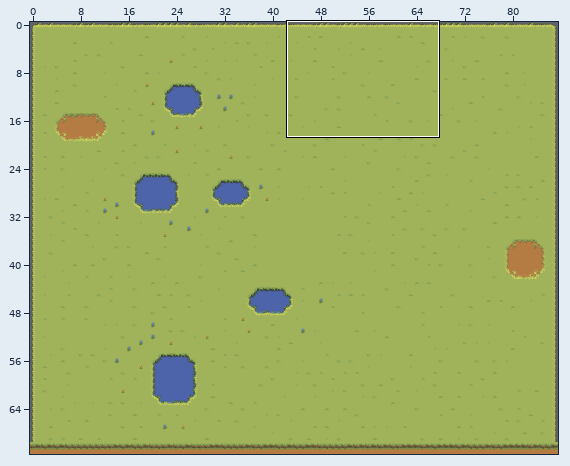
An edit to a level. Tiled map (JSON), src/assets/tilemaps/generated/1-8.tmj. Above: a wide view before the commit, with the close-up outlined.
Close-up. Before the edit:
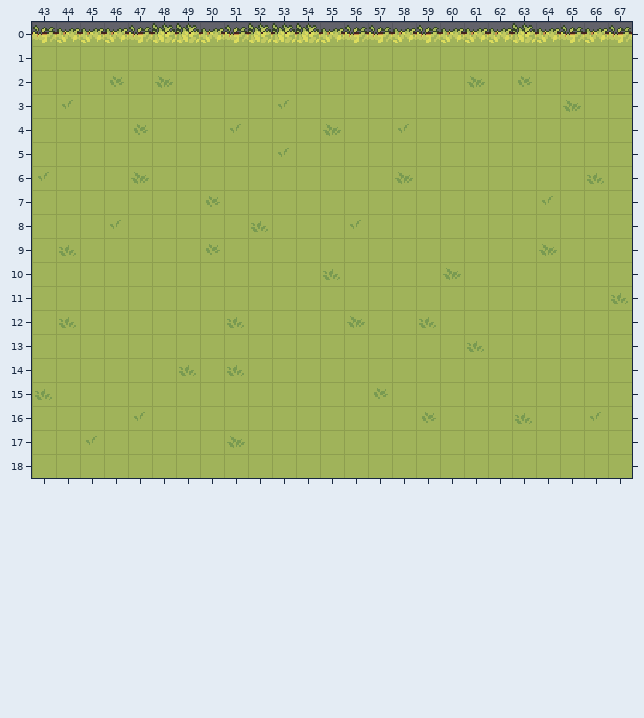
Cells are 16x16 px. Shown: x 43..67, y 0..18. The commit also changed other parts of the map, which this record leaves out.
After the commit:
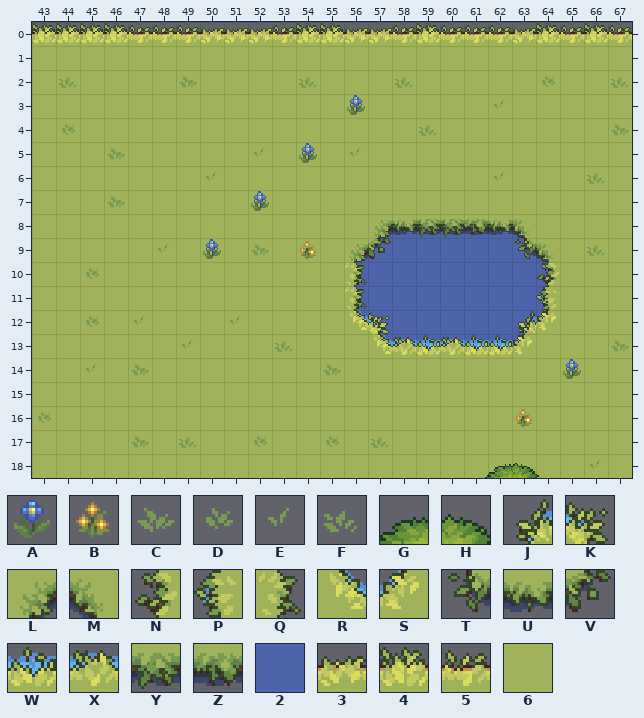
Key: from "Details": A 120, B 128, C 156, D 157, E 160, F 161; from "Trees_rocks": G 5, H 6; from "Water_coasts": J 41, K 43, L 44, M 45, N 79, P 80, Q 82, R 83, S 84, T 119, U 120, V 121, W 158, X 159, Y 197, Z 198; from "Water_detilazation": 2 0; from "ground_grasss": 3 25, 4 27, 5 28, 6 55.
_ is an empty cell.
Edits made:
Layer "Base":
The edit turns tile 6 into tile 2 in row 8 at x 57 to 63; in rows 9 to 12 at x 56 to 64; in row 13 at x 57 to 63.
The edit turns tile 4 into tile 3 in row 0 at x 52 and 63.
The edit turns tile 5 into tile 3 in row 0 at x 51 and 56 to 57.
The edit turns tile 3 into tile 4 in row 0 at x 44 to 46, 55, 64 and 66.
The edit turns tile 5 into tile 4 in row 0 at x 43 and 59.
The edit turns tile 3 into tile 5 in row 0 at x 58 and 60 to 62.
The edit turns tile 4 into tile 5 in row 0 at x 48 to 49 and 53.
Layer "Agua":
The edit turns tile D into tile A in row 9 at x 50.
There is now tile A in row 3 at x 56; in row 5 at x 54; in row 7 at x 52; in row 14 at x 65.
The edit turns tile F into tile B in row 16 at x 63.
There is now tile B in row 9 at x 54.
There is now tile C in row 2 at x 49; in row 4 at x 67; in row 5 at x 46; in row 7 at x 46; in row 9 at x 52; in row 13 at x 67.
There is now tile C in row 14 at x 47 and 55; in row 17 at x 47.
There is now tile D in row 2 at x 64; in row 4 at x 44; in row 10 at x 45; in row 12 at x 45; in row 16 at x 43; in row 17 at x 52 and 55.
The edit turns tile F into tile E in row 12 at x 51.
There is now tile E in row 3 at x 62; in row 5 at x 52 and 56; in row 6 at x 50 and 62; in row 9 at x 48; in row 12 at x 47; in row 13 at x 49.
There is now tile E in row 14 at x 45; in row 18 at x 66.
There is now tile F in row 2 at x 44, 54, 58 and 67; in row 4 at x 59; in row 9 at x 66; in row 13 at x 53; in row 17 at x 49 and 57.
There is now tile G in row 18 at x 62.
There is now tile H in row 18 at x 63.
There is now tile J in row 12 at x 63.
There is now tile K in row 12 at x 57.
There is now tile L in row 8 at x 57; in row 9 at x 56.
The edit turns tile C into tile M in row 9 at x 64.
There is now tile M in row 8 at x 63.
There is now tile N in row 10 at x 64.
There is now tile P in row 11 at x 64.
There is now tile Q in rows 10 to 11 at x 56.
The edit turns tile C into tile R in row 12 at x 56.
There is now tile R in row 13 at x 57.
There is now tile S in row 12 at x 64; in row 13 at x 63.
There is now tile T in row 9 at x 63.
There is now tile U in row 8 at x 58 and 62.
There is now tile V in row 9 at x 57.
The edit turns tile F into tile W in row 13 at x 61.
There is now tile W in row 13 at x 59 and 62.
There is now tile X in row 13 at x 58 and 60.
There is now tile Y in row 8 at x 59 to 60.
There is now tile Z in row 8 at x 61.
The edit erases tile C in row 2 at x 48 and 61; in row 3 at x 65; in row 4 at x 55; in row 6 at x 47 and 58; in row 10 at x 60; in row 17 at x 51.
The edit erases tile D in row 2 at x 46 and 63; in row 4 at x 47; in row 7 at x 50; in row 15 at x 57; in row 16 at x 59.
The edit erases tile E in row 3 at x 44 and 53; in row 4 at x 51 and 58; in row 5 at x 53; in row 6 at x 43; in row 7 at x 64; in row 8 at x 46 and 56.
The edit erases tile E in row 16 at x 47 and 66; in row 17 at x 45.
The edit erases tile F in row 8 at x 52; in row 9 at x 44; in row 10 at x 55; in row 11 at x 67; in row 12 at x 44 and 59; in row 14 at x 49 and 51.
The edit erases tile F in row 15 at x 43.
